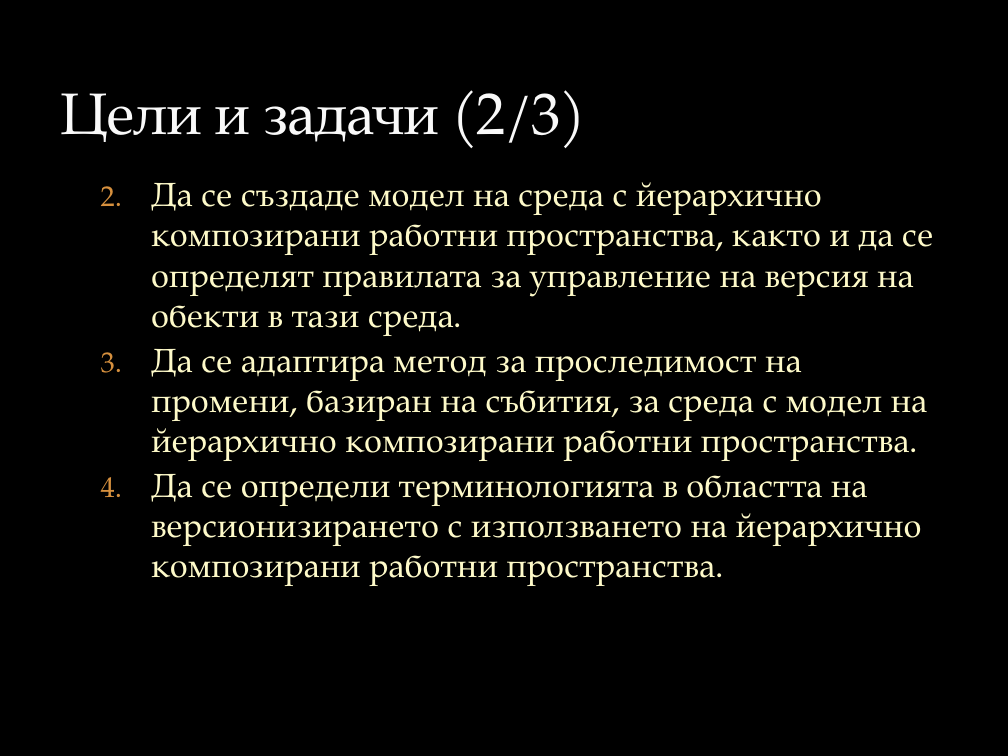
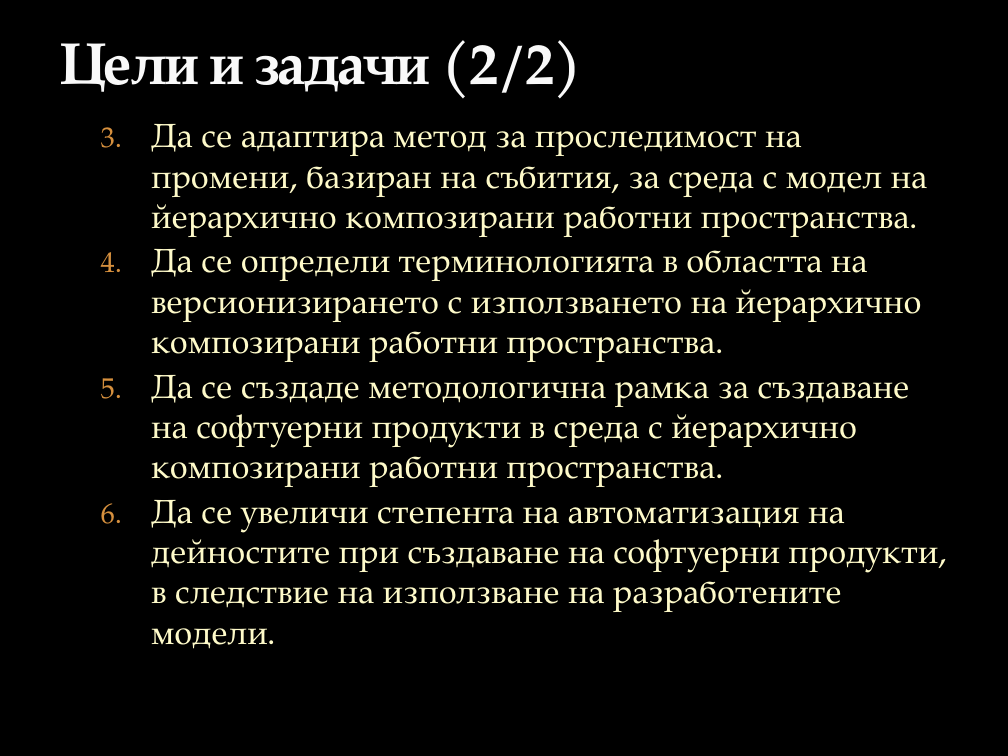
Before and after one commit to vjotov/versia, a slide deck: slide 4 of doc/Presentation.pptx (slide 3 before the commit). Drawn at 1008x756 pixels with LibreOffice and Linux fonts; fonts in the diff are those of the drawing; background and template pictures are left out. Boxes give left, top, right and bottom in pixels: in the first picture for what was removed or moved away, otherwise in the second. Text is boxed around its words. In the diff, an @@ line names an element or a change of style, - is before the commit and + after.

```diff
--- a/doc/Presentation.pptx
+++ b/doc/Presentation.pptx
@@ title at [60, 40, 583, 99]: text changed; bold on @@
-Цели и задачи (2/3)
+Цели и задачи (2/2)
@@ text "Да се адаптира метод за ...": place and size @@
-text "Да се адаптира метод за ..." at [151, 182, 933, 586]
+text "Да се адаптира метод за ..." at [151, 124, 938, 649]
@@ text at [151, 182, 933, 336]: paragraph removed @@
-  2. Да се създаде модел на среда с йерархично композирани работни пространства, както и да се определят правилата за управление на версия на обекти в тази среда.
@@ text at [151, 375, 938, 649]: paragraphs added @@
+  5. Да се създаде методологична рамка за създаване на софтуерни продукти в среда с йерархично композирани работни пространства.
+  6. Да се увеличи степента на автоматизация на дейностите при създаване на софтуерни продукти, в следствие на използване на разработените модели.
```
Also in this commit, not shown: 9 other slides changed, 1 slide added, 1 slide removed, 2 other files.
